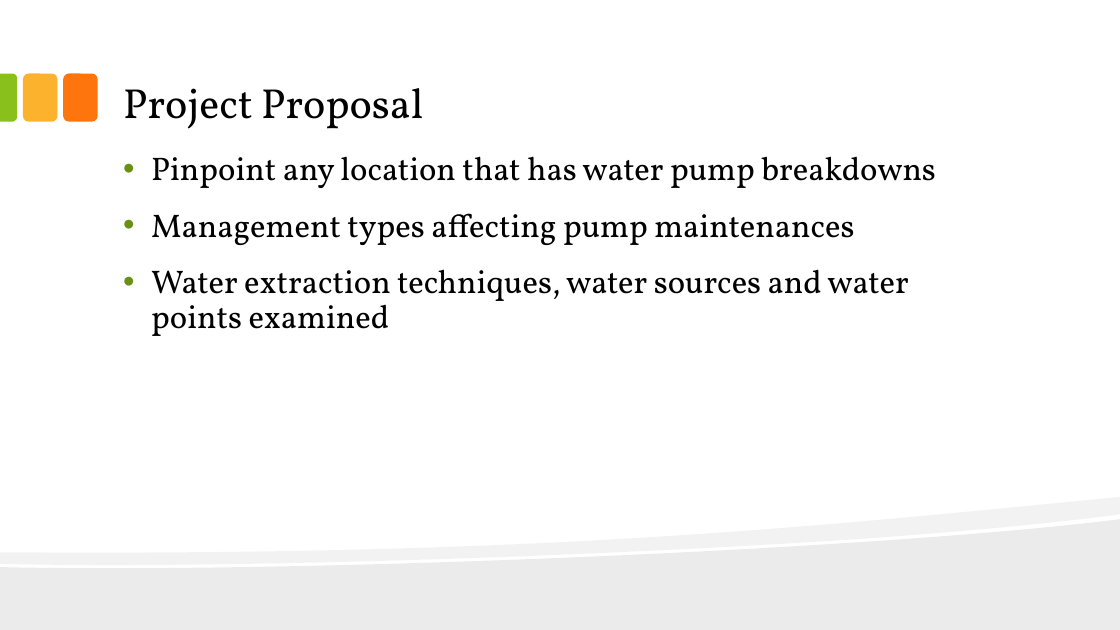
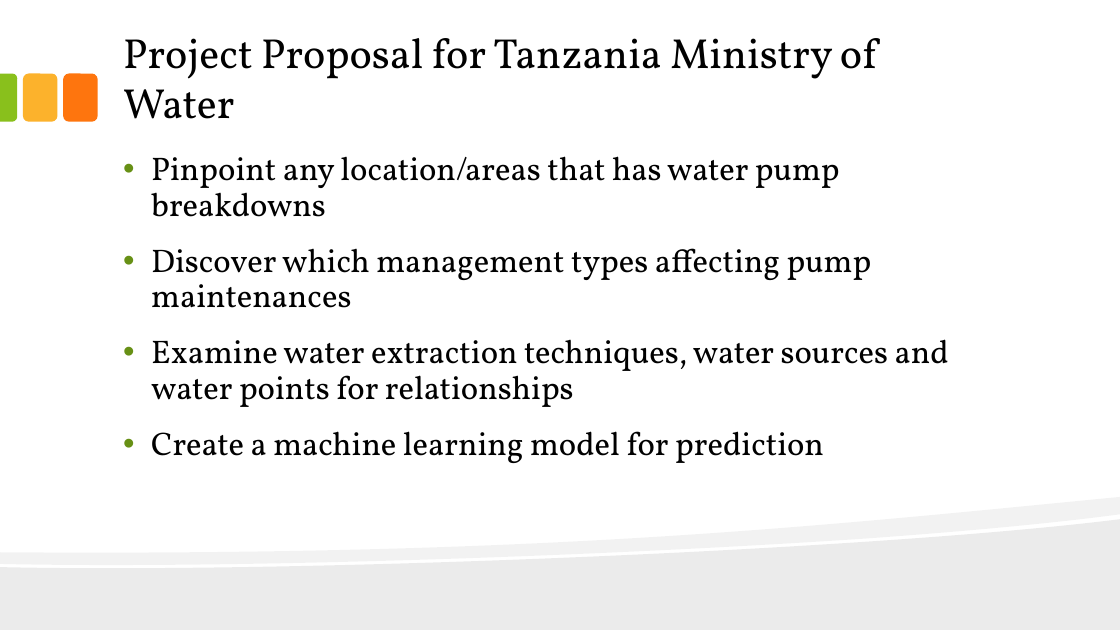
Before and after one commit to dennislamcv1/UCDAVISSQL, a slide deck: slide 3 of SQL for Data Science Capstone Project/Waterpump.pptx. Drawn at 1120x630 pixels with LibreOffice and Linux fonts; fonts in the diff are those of the drawing. Boxes give left, top, right and bottom in pixels: in the first picture for what was removed or moved away, otherwise in the second. Text is boxed around its words. In the diff, an @@ line names an element or a change of style, - is before the commit and + after.

```diff
--- a/SQL for Data Science Capstone Project/Waterpump.pptx
+++ b/SQL for Data Science Capstone Project/Waterpump.pptx
@@ title at (x1=123, y1=38, x2=877, y2=119): text changed @@
-Project Proposal
+Project Proposal for Tanzania Ministry of Water
@@ text at (x1=151, y1=156, x2=949, y2=463): text changed @@
-• Pinpoint any location that has water pump breakdowns
-• Management types affecting pump maintenances
-• Water extraction techniques, water sources and water points examined
+• Pinpoint any location/areas that has water pump breakdowns
+• Discover which management types affecting pump maintenances
+• Examine water extraction techniques, water sources and water points for relationships
+• Create a machine learning model for prediction
```
Also in this commit, not shown: 9 other slides changed, 1 other file.
